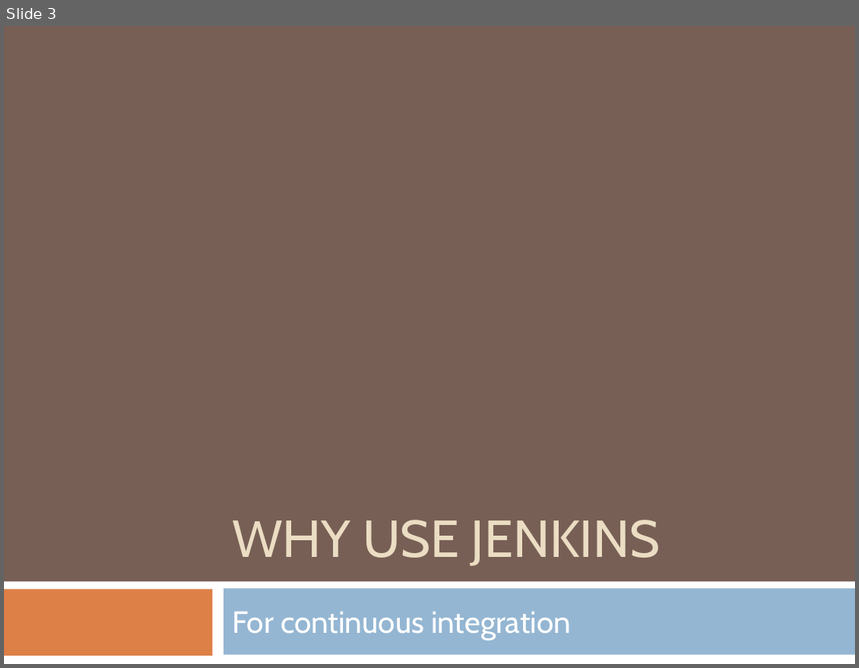
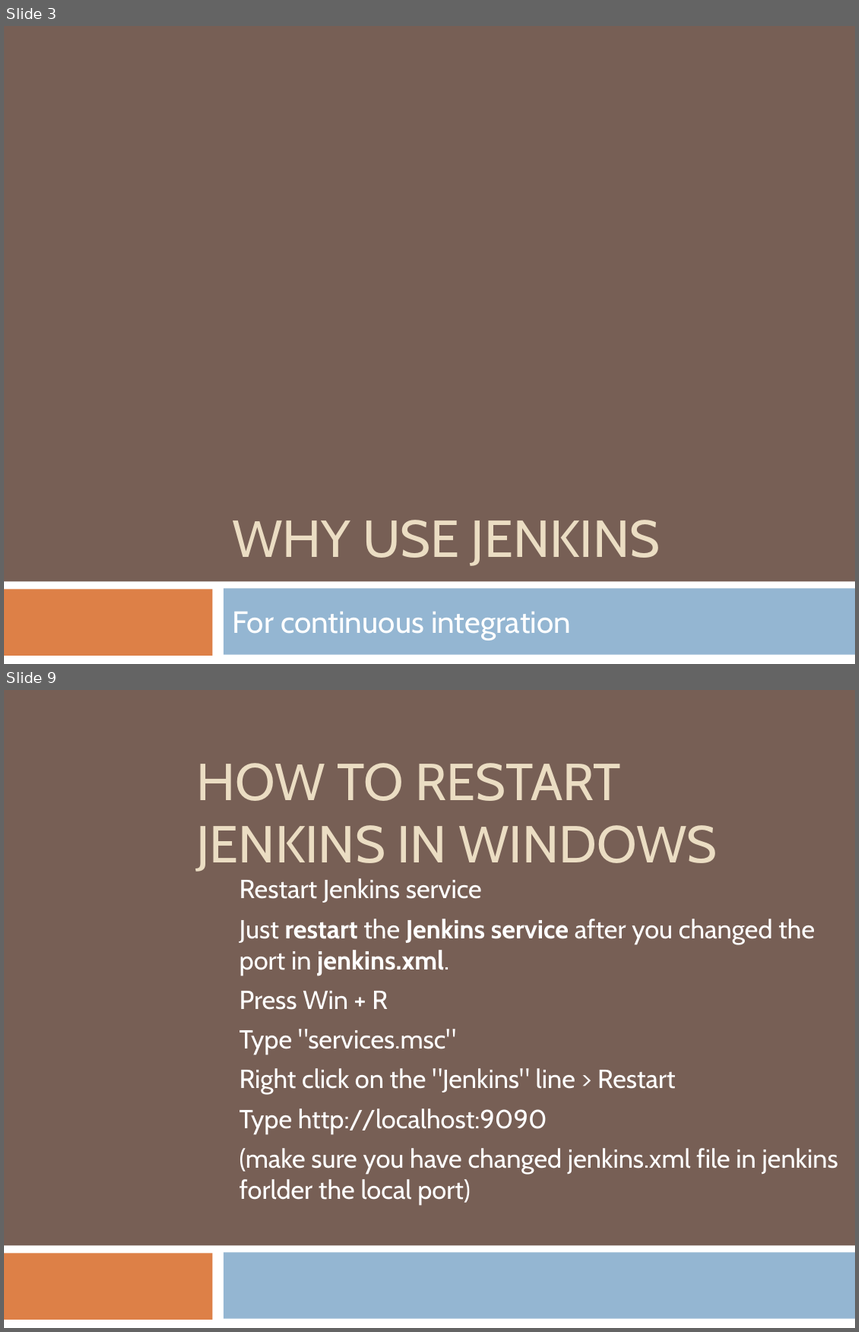
Before and after one commit to githubsebkun/Software-Interview-Questions, a slide deck: Jenkins.pptx. Shown one above the other, each under a label of ours: slide 3 before the commit, slides 3 and 9 after it; the slides between them are not shown. The pictures are 859x668 and 859x1332 pixels, drawn with LibreOffice and Linux fonts; fonts in the diff are those of the drawing. Boxes give left, top, right and bottom in pixels: in the first picture for what was removed or moved away, otherwise in the second. Text is boxed around its words. In the diff, an @@ line names an element or a change of style, - is before the commit and + after.

```diff
--- a/Jenkins.pptx
+++ b/Jenkins.pptx
@@ slide 9 added at (4, 690, 855, 1328), background #775F55; not listed: 3 template elements that a slide beside it also shows @@
@@ title added at (196, 763, 718, 872), 44 pt, text #EBDDC3 @@
+HOW TO RESTART JENKINS IN WINDOWS
@@ subtitle added at (240, 878, 838, 1205), 22.1 pt, text #FFFFFF @@
+Restart Jenkins service
+Just restart the Jenkins service after you changed the port in jenkins.xml.
+Press Win + R
+Type "services.msc"
+Right click on the "Jenkins" line > Restart
+Type http://localhost:9090
+(make sure you have changed jenkins.xml file in jenkins forlder the local port)
```
Also in this commit, not shown: 9 other slides added, 10 other files.
